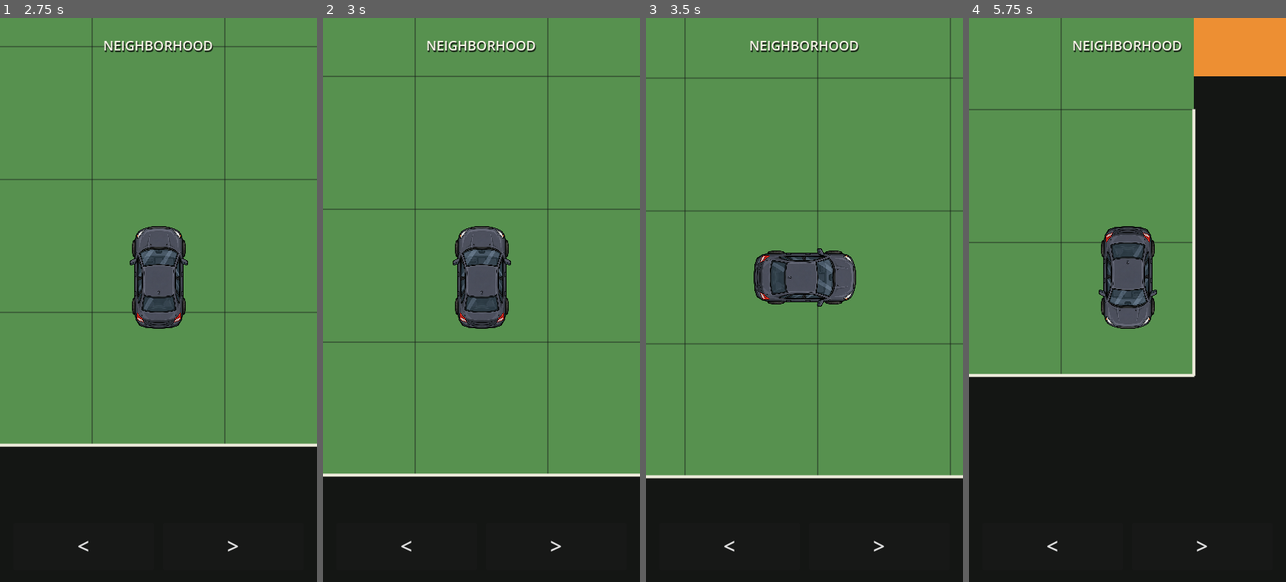
Above: before the commit, frames 1-4 (left to right).
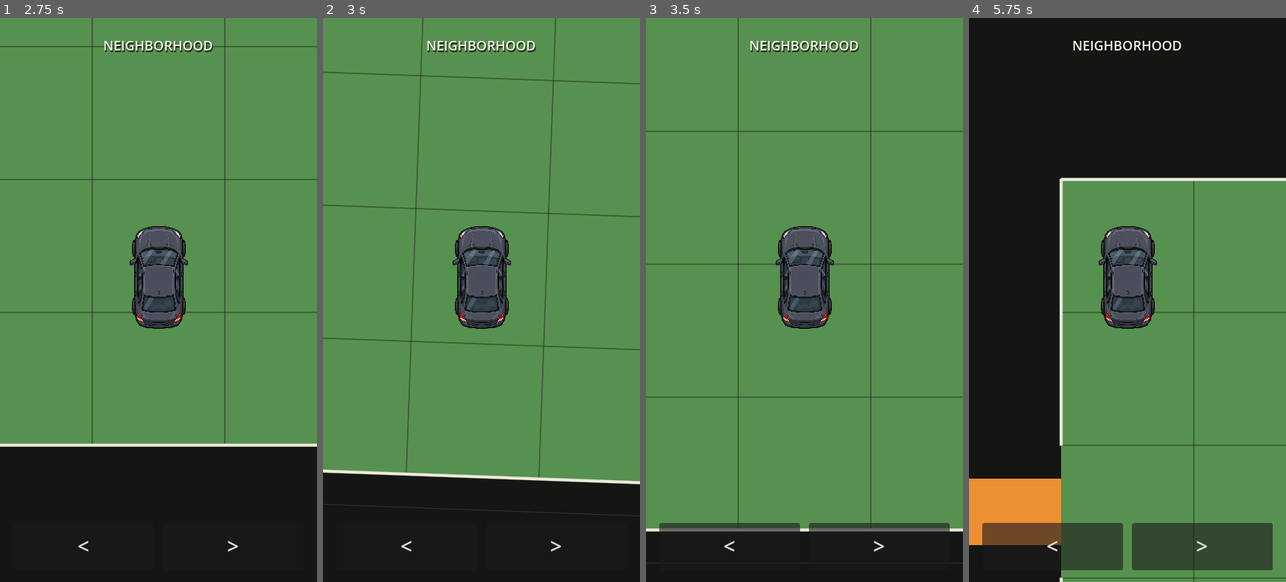
Above: after the commit, the same moments.

Repository: patrickcallahancomedy/comedian
Game: Godot game, scene res://scenes/drive/drive_module.tscn
Two runs of this game, one before a commit and one after it. Both use one fixed random seed, a clock stepped at 60 frames per second and the inputs below.
Inputs (mouse positions are in pixels of both pictures, inside the frame that each line leads up to):
- Up to frame 1 (2.75 s): click "<" at 0.5 s; click ">" at 1.25 s; click "START" at 2 s
- Up to frame 2 (3 s): tap Enter (ui_accept) at 2.75 s; move the mouse to (551, 271) at 2.77 s; hold Right from 2.78 s (still down); tap Space at 2.85 s; click (551, 271) at 2.92 s
- Up to frame 3 (3.5 s): keep holding Right; tap Enter (ui_accept) at 3.02 s
- Up to frame 4 (5.75 s): release Right at 3.5 s; drag from (1064, 328) to (1111, 412) at 3.52 s; move the mouse to (1159, 175) at 4.27 s; hold Right 4.28-5 s; tap Space at 4.35 s; drag from (1111, 412) to (1032, 215) at 5.02 s

Frame 1 is identical in both runs. In frame 2, 3.8% of the frame differs, in the area x 0-100%, y 0-89%; in frame 3, 16%; in frame 4, 75%, in the area x 0-100%, y 0-100%.

Commit message:
DRIVE GRID v0.1 keep car fixed and rotate map on turns

Diff:
--- a/godot/scripts/drive/drive_grid_controller.gd
+++ b/godot/scripts/drive/drive_grid_controller.gd
@@ -12,6 +12,7 @@
 const MAP = preload("res://scripts/drive/drive_grid_map.gd")
 
 const STEP_SECONDS := 1.0
+const TURN_SECONDS := 0.22
 const WORLD_ZOOM := 4.5
 const CAR_REFERENCE_SCALE := 1.5
 
@@ -48,6 +49,11 @@
 var visual_cell_scale := 1.0
 var motion_direction := Vector2.UP
 var blocked_this_step := false
+
+var map_rotation := 0.0
+var map_rotation_from := 0.0
+var map_rotation_to := 0.0
+var turn_elapsed := TURN_SECONDS
 
 var player_screen_center := Vector2.ZERO
 var car_base_position := Vector2.ZERO
@@ -96,6 +102,10 @@
 	scale_to = visual_cell_scale
 	step_elapsed = STEP_SECONDS
 	blocked_this_step = false
+	map_rotation = 0.0
+	map_rotation_from = 0.0
+	map_rotation_to = 0.0
+	turn_elapsed = TURN_SECONDS
 	status_label.text = "TAP START"
 	forward_button.show()
 	left_button.disabled = false
@@ -123,6 +133,13 @@
 
 	drive_time += delta
 	step_elapsed += delta
+	turn_elapsed += delta
+
+	if turn_elapsed < TURN_SECONDS:
+		var turn_t := clampf(turn_elapsed / TURN_SECONDS, 0.0, 1.0)
+		map_rotation = lerp_angle(map_rotation_from, map_rotation_to, smoothstep(0.0, 1.0, turn_t))
+	else:
+		map_rotation = map_rotation_to
 
 	var t := clampf(step_elapsed / STEP_SECONDS, 0.0, 1.0)
 	var eased := smoothstep(0.0, 1.0, t)
@@ -257,7 +274,7 @@
 		return
 
 	if road_kind == "neighborhood" or road_kind == "city":
-		heading = Vector2i(heading.y, -heading.x)
+		_set_heading(Vector2i(heading.y, -heading.x))
 
 
 func _turn_right() -> void:
@@ -269,7 +286,14 @@
 		return
 
 	if road_kind == "neighborhood" or road_kind == "city":
-		heading = Vector2i(-heading.y, heading.x)
+		_set_heading(Vector2i(-heading.y, heading.x))
+
+
+func _set_heading(new_heading: Vector2i) -> void:
+	heading = new_heading
+	map_rotation_from = map_rotation
+	map_rotation_to = -PI / 2.0 - Vector2(heading).angle()
+	turn_elapsed = 0.0
 
 
 func _cell_inside(cell: Vector2i, grid_size: Vector2i) -> bool:
@@ -284,7 +308,8 @@
 func _update_car_visual() -> void:
 	player_car.position = car_base_position
 	player_car.scale = Vector2.ONE * CAR_REFERENCE_SCALE * visual_cell_scale
-	player_car.rotation = motion_direction.angle() + PI / 2.0
+	# The car stays visually upright; steering rotates the world around it.
+	player_car.rotation = 0.0
 
 
 func _draw() -> void:
@@ -406,19 +431,24 @@
 
 
 func _draw_world_rect(rect: Rect2, color: Color) -> void:
-	var screen_rect := Rect2(
+	var points := PackedVector2Array([
 		_world_to_screen(rect.position),
-		rect.size * WORLD_ZOOM
-	)
-	draw_rect(screen_rect, color, true)
+		_world_to_screen(Vector2(rect.end.x, rect.position.y)),
+		_world_to_screen(rect.end),
+		_world_to_screen(Vector2(rect.position.x, rect.end.y)),
+	])
+	draw_colored_polygon(points, color)
 
 
 func _draw_world_rect_outline(rect: Rect2, color: Color, width: float) -> void:
-	var screen_rect := Rect2(
+	var points := [
 		_world_to_screen(rect.position),
-		rect.size * WORLD_ZOOM
-	)
-	draw_rect(screen_rect, color, false, width)
+		_world_to_screen(Vector2(rect.end.x, rect.position.y)),
+		_world_to_screen(rect.end),
+		_world_to_screen(Vector2(rect.position.x, rect.end.y)),
+	]
+	for index in range(4):
+		draw_line(points[index], points[(index + 1) % 4], color, width, true)
 
 
 func _draw_world_line(a: Vector2, b: Vector2, color: Color, width: float) -> void:
@@ -432,10 +462,9 @@
 
 
 func _world_to_screen(world_point: Vector2) -> Vector2:
-	return (
-		player_screen_center
-		+ (world_point - visual_world_position) * WORLD_ZOOM
-	)
+	var offset := (world_point - visual_world_position) * WORLD_ZOOM
+	offset = offset.rotated(map_rotation)
+	return player_screen_center + offset
 
 
 func _finish_drive() -> void:
